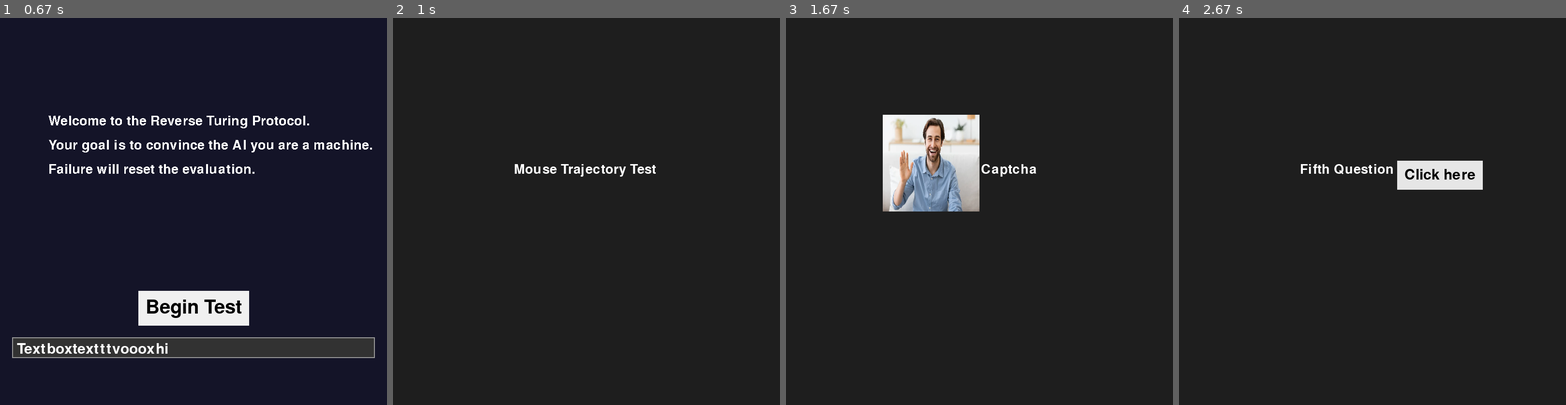
Above: before the commit, frames 1-4 (left to right).
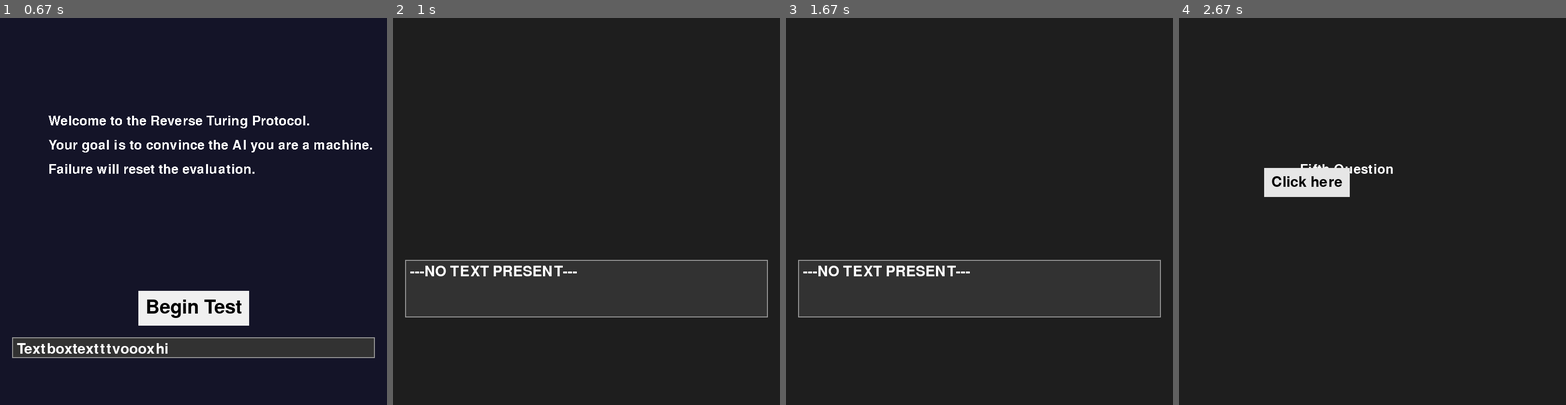
Above: after the commit, the same moments.

Repository: RachelBlack003/Drury-Hackathon-2026
Game: pygame game, started from reverse_turing/main.py
Same seed, same stepped clock (60 frames per second), same inputs: the game is played once before the commit and once after it.
Inputs (mouse positions are in pixels of both pictures, inside the frame that each line leads up to):
- Up to frame 1 (0.67 s): click "Start" at 0.38 s
- Up to frame 2 (1 s): click (625, 296) at 0.72 s
- Up to frame 3 (1.67 s): press the mouse at (1018, 296) at 1.03 s; move the mouse to (1022, 273) at 1.13 s; release the mouse at (1025, 246) at 1.27 s; tap Space at 1.33 s
- Up to frame 4 (2.67 s): tap Space at 1.73, 2.03, 2.23 s; press the mouse at (1306, 180) at 2.53 s; move the mouse to (1314, 265) at 2.63 s

Frame 1 is identical in both runs. In frame 2, 1.5% of the frame differs, in the area x 3-97%, y 37-78%; in frame 3, 7.4%, in the area x 3-97%, y 25-78%; in frame 4, 3.3%.

Commit message:
Added textbox support to all questions

Diff:
--- a/reverse_turing/moving_button.py
+++ b/reverse_turing/moving_button.py
@@ -21,9 +21,12 @@
         self.button_rect = self.text_rect.inflate(padding * 2, padding * 2)
 
     def is_selected(self, mouse_pos):
-        self.text_rect = self.font_surface.get_rect(center=(randrange(80,720), randrange(60,500),))
-        self.button_rect = self.text_rect.inflate(self.padding * 2, self.padding * 2)
-        return self.button_rect.collidepoint(mouse_pos)
+        if self.button_rect.collidepoint(mouse_pos):
+            self.text_rect = self.font_surface.get_rect(center=(randrange(80,720), randrange(60,500),))
+            self.button_rect = self.text_rect.inflate(self.padding * 2, self.padding * 2)
+            return True
+        else:
+            return False
 
     def render(self):
         mouse_pos = pygame.mouse.get_pos()
--- a/reverse_turing/questions/impossible_captcha.py
+++ b/reverse_turing/questions/impossible_captcha.py
@@ -1,4 +1,6 @@
 import pygame
+from textbox import Textbox
+from text_handler import Question_Text_handler
 from captcha_button import Captcha_button
 
 class ImpossibleCaptcha:
@@ -7,6 +9,13 @@
         self.screen = controller.screen
         self.done = False
         self.font = pygame.font.SysFont(None, 40)
+
+        self.Text_handler = Question_Text_handler("quick_math")
+
+        self.Textbox = Textbox(
+            self.screen,
+            text=self.Text_handler.get_text()
+        )
 
         self.captcha_one = Captcha_button(
             screen = self.screen,
@@ -18,6 +27,11 @@
         )
 
     def handle_event(self, event):
+        if event.type == pygame.MOUSEBUTTONDOWN and self.Text_handler.is_active():
+            if self.Text_handler.is_active():
+                text, _continue = self.Text_handler.next()
+                if _continue:
+                    self.Textbox.update_text(text)
         if event.type == pygame.KEYDOWN:
             if event.key == pygame.K_SPACE: # might change to button
                 self.done = True
@@ -27,9 +41,12 @@
         pass
 
     def draw(self, screen):
-        text = self.font.render("Impossible Captcha", True, (255,255,255))
-        screen.blit(text, (250, 300))
-        self.captcha_one.render()
+        if self.Text_handler.is_active():
+            self.Textbox.render()
+        else:
+            text = self.font.render("Impossible Captcha", True, (255,255,255))
+            screen.blit(text, (250, 300))
+            self.captcha_one.render()
 
     def is_done(self):
         return self.done
--- a/reverse_turing/questions/mouse_trajectory.py
+++ b/reverse_turing/questions/mouse_trajectory.py
@@ -1,4 +1,6 @@
 import pygame
+from text_handler import Question_Text_handler
+from textbox import Textbox
 
 class MouseTrajectory:
     def __init__(self, controller):
@@ -9,7 +11,19 @@
 
         self.font = pygame.font.SysFont(None, 40)
 
+        self.Text_handler = Question_Text_handler("preference")
+
+        self.Textbox = Textbox(
+            self.screen,
+            text=self.Text_handler.get_text()
+        )
+
     def handle_event(self, event):
+        if event.type == pygame.MOUSEBUTTONDOWN and self.Text_handler.is_active():
+            if self.Text_handler.is_active():
+                text, _continue = self.Text_handler.next()
+                if _continue:
+                    self.Textbox.update_text(text)
         if event.type == pygame.KEYDOWN:
             if event.key == pygame.K_SPACE: # might change to button
                 self.done = True
@@ -24,8 +38,11 @@
         self._render_title(screen)
 
     def _render_title(self, screen):
-        text = self.font.render("Mouse Trajectory Test", True, (255,255,255))
-        screen.blit(text, (250, 300))
+        if self.Text_handler.is_active():
+            self.Textbox.render()
+        else:
+            text = self.font.render("Mouse Trajectory Test", True, (255,255,255))
+            screen.blit(text, (250, 300))
 
     def is_done(self):
         return self.done
--- a/reverse_turing/questions/preference.py
+++ b/reverse_turing/questions/preference.py
@@ -1,5 +1,6 @@
 import pygame
 from button import Button
+from text_handler import Question_Text_handler
 from textbox import Textbox
 
 class Preference:
@@ -13,7 +14,7 @@
             screen = self.screen,
             text = "Burnt Sienna",
             x= 200,
-            y = 250,
+            y = 230,
             size = 50,
             padding=15,
             font_color= (255,255,255),
@@ -24,7 +25,7 @@
             screen = self.screen,
             text = "  Smaragdine  ",
             x= 600,
-            y = 250,
+            y = 230,
             size = 50,
             padding=15,
             font_color= (255,255,255),
@@ -34,7 +35,7 @@
             screen = self.screen,
             text = "Banan-appeal",
             x= 600,
-            y = 400,
+            y = 380,
             size = 50,
             padding=15,
             font_color= (255,255,255),
@@ -44,7 +45,7 @@
             screen = self.screen,
             text = "       Blue        ",
             x= 200,
-            y = 400,
+            y = 380,
             size = 50,
             padding=15,
             font_color= (255,255,255),
@@ -54,21 +55,27 @@
             screen = self.screen,
             text = "Pass",
             x= 700,
-            y = 495,
+            y = 465,
             size = 30,
             padding=15,
             font_color= (0,0,0),
             bg_color= (230,230,230)
         )
 
-        self.textBox = Textbox(
-            screen=self.screen,
-            text="Select your favorite color.",
-            y=550
+        self.Text_handler = Question_Text_handler("preference")
+
+        self.Textbox = Textbox(
+            self.screen,
+            text=self.Text_handler.get_text()
         )
 
     def handle_event(self, event):
-        if event.type == pygame.MOUSEBUTTONDOWN:
+        if event.type == pygame.MOUSEBUTTONDOWN and self.Text_handler.is_active():
+            if self.Text_handler.is_active():
+                text, _continue = self.Text_handler.next()
+                if _continue:
+                    self.Textbox.update_text(text)
+        elif event.type == pygame.MOUSEBUTTONDOWN:
             if self.Smaragdine.is_selected(event.pos):
                 self.done = True
                 self.is_done()
@@ -94,12 +101,13 @@
         pass
 
     def draw(self, screen):
-        self.Smaragdine.render()
-        self.Burnt_Sienna.render()
-        self.Banan_appeal.render()
-        self.Blue.render()
-        self.Pass.render()
-        self.textBox.render()
+        if not self.Text_handler.is_active():
+            self.Smaragdine.render()
+            self.Burnt_Sienna.render()
+            self.Banan_appeal.render()
+            self.Blue.render()
+            self.Pass.render()
+        self.Textbox.render()
 
     def is_done(self):
         return self.done
--- a/reverse_turing/questions/quick_math.py
+++ b/reverse_turing/questions/quick_math.py
@@ -31,10 +31,11 @@
         pass
 
     def draw(self, screen):
-        text = self.font.render("Quick Math", True, (255,255,255))
-        screen.blit(text, (250, 300))
         if self.Text_handler.is_active():
             self.Textbox.render()
+        else:
+            text = self.font.render("Quick Math", True, (255,255,255))
+            screen.blit(text, (250, 300))
 
     def is_done(self):
         return self.done
--- a/reverse_turing/questions/reaction.py
+++ b/reverse_turing/questions/reaction.py
@@ -1,5 +1,7 @@
 import pygame
 from moving_button import Button
+from text_handler import Question_Text_handler
+from textbox import Textbox
 from random import randrange
 
 class Reaction:
@@ -22,12 +24,24 @@
             bg_color= (230,230,230)
         )
 
+        self.Text_handler = Question_Text_handler("quick_math")
+
+        self.Textbox = Textbox(
+            self.screen,
+            text=self.Text_handler.get_text()
+        )
+
     def handle_event(self, event):
         if event.type == pygame.KEYDOWN:
             if event.key == pygame.K_SPACE: # might change to button
                 self.done = True
                 self.is_done()
-        if event.type == pygame.MOUSEBUTTONDOWN:
+        if event.type == pygame.MOUSEBUTTONDOWN and self.Text_handler.is_active():
+            if self.Text_handler.is_active():
+                text, _continue = self.Text_handler.next()
+                if _continue:
+                    self.Textbox.update_text(text)
+        elif event.type == pygame.MOUSEBUTTONDOWN:
             if self.button.is_selected(event.pos):
                 self.button.x=randrange(50,750),
                 self.button.y = randrange(40,500),
@@ -41,9 +55,12 @@
         self._render_title(screen)
 
     def _render_title(self, screen):
-        text = self.font.render("Fifth Question", True, (255,255,255))
-        screen.blit(text, (250, 300))
-        self.button.render()
+        if self.Text_handler.is_active():
+            self.Textbox.render()
+        else:
+            text = self.font.render("Fifth Question", True, (255,255,255))
+            screen.blit(text, (250, 300))
+            self.button.render()
 
     def is_done(self):
         return self.done
